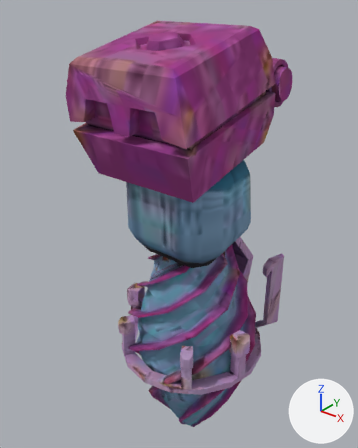
What one commit did to the glTF model public/3d/tank/C-19.glb.
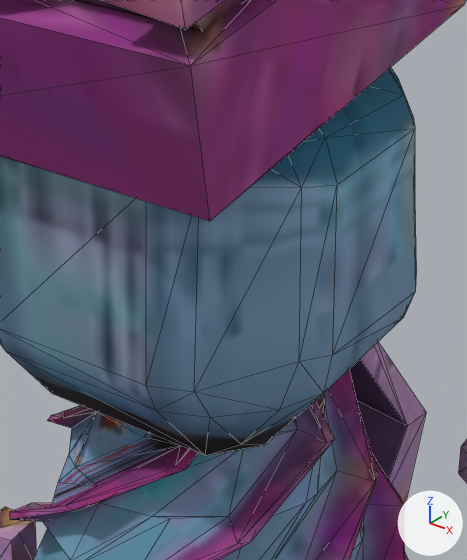
Each version is shown whole from a 50 mm camera at (0.008, -1.309, 1.865) aimed at (-1.044, 0.006, 1.05), then close up on the part from 38% to 74% of the width and 31% to 66% of the height. The lights are fixed; the arrows at lower right show +X, +Y and +Z. The close-ups show mesh edges as thin lines.

Objects in the first close-up: 'C-19'.
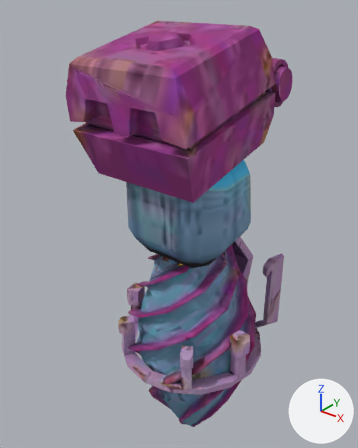
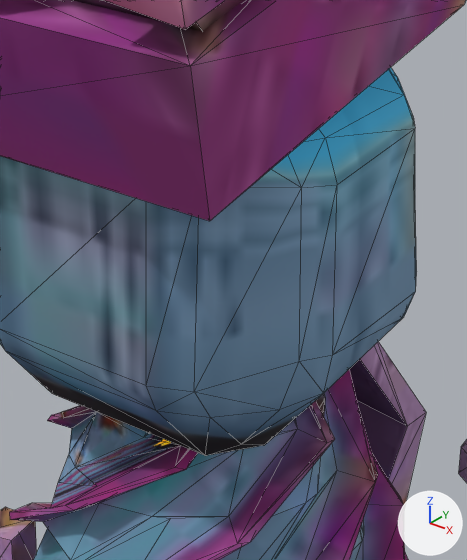
Changed parts and their boxes [x1, y1, x2, y2] in the close-ups (467 x 560 px):
'C-19', surface changed: [98, 65, 415, 493] in both

What changed in the scene script:
```text
Add img_19_emit__tex:
    img_19_emit__tex = load_image('19 EMIT [TEX]', '_unpacked/19_EMIT__TEX_', 512, 512, 'sRGB')
Change mat_c_19:
    where n0 = _N.new('ShaderNodeBsdfPrincipled'); n0.name = 'Principled BSDF'
    add n0.inputs[28].default_value = 1.0  # 'Emission Strength'
    where n2 = _N.new('ShaderNodeTexImage'); n2.name = 'Image Texture'
    n2.image: img_c_19 -> img_19_emit__tex
    add n3 = _N.new('ShaderNodeTexImage'); n3.name = 'Image Texture.001'
    add n3.image = img_c_19
    remove _L.new(n2.outputs[0], n0.inputs[0])  # 'Color' to 'Base Color'
    add _L.new(n2.outputs[0], n0.inputs[27])  # 'Color' to 'Emission Color'
    add _L.new(n3.outputs[0], n0.inputs[0])  # 'Color' to 'Base Color'
```
